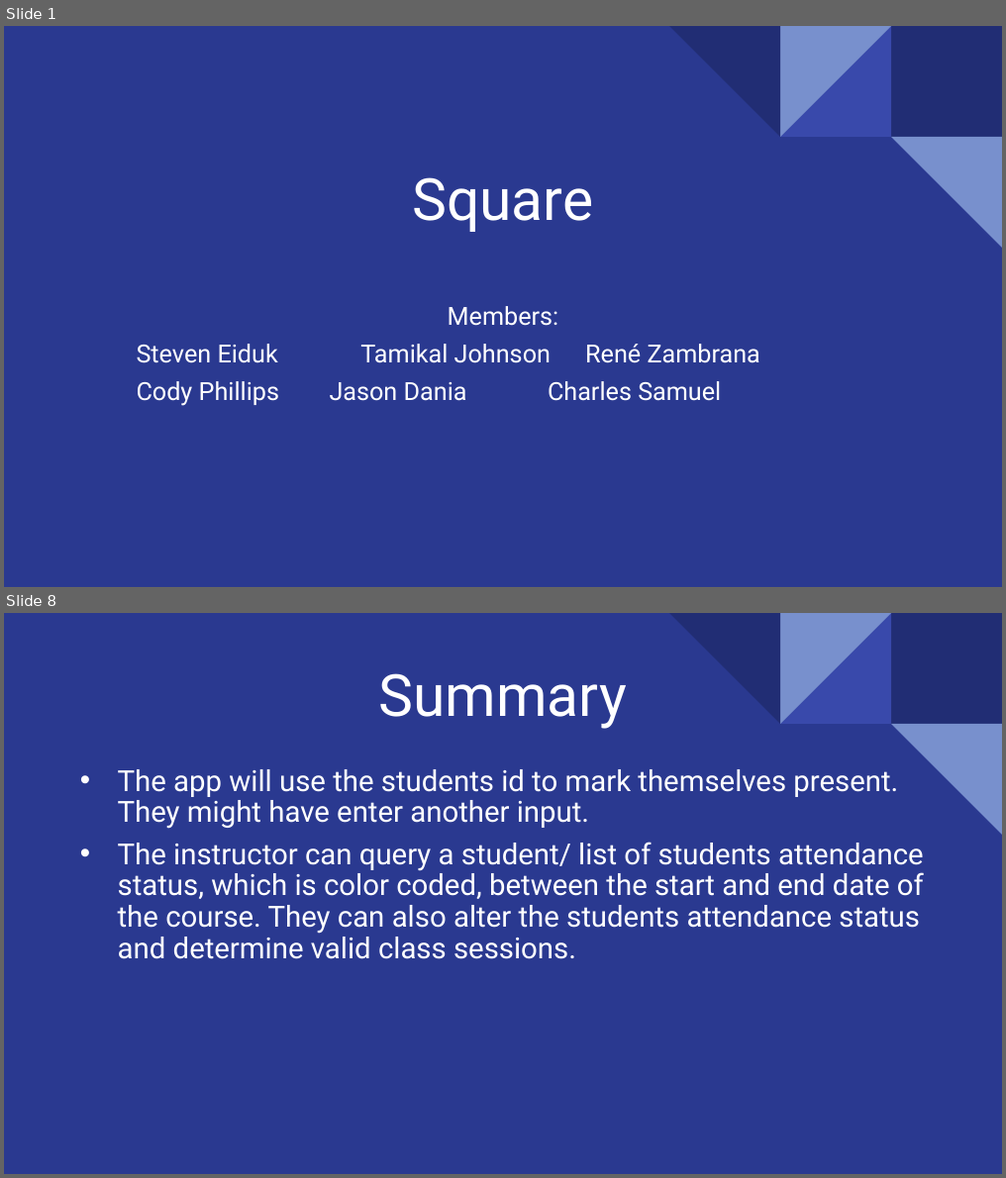
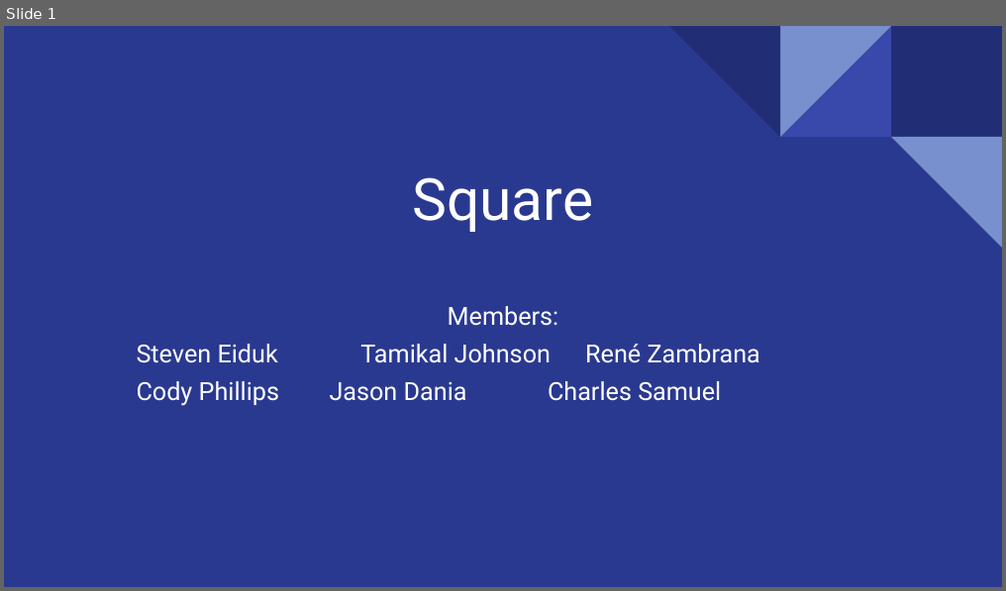
Before and after one commit to Square-CS2020/AttendApp, a slide deck: Presentation_1.pptm.pptx. Shown one above the other, each under a label of ours: slides 1 and 8 before the commit, slide 1 after it; the slides between them are not shown. The pictures are 1006x1178 and 1006x591 pixels, drawn with LibreOffice and Linux fonts; fonts in the diff are those of the drawing. Boxes give left, top, right and bottom in pixels: in the first picture for what was removed or moved away, otherwise in the second. Text is boxed around its words. In the diff, an @@ line names an element or a change of style, - is before the commit and + after.

```diff
--- a/Presentation_1.pptm.pptx
+++ b/Presentation_1.pptm.pptx
@@ slide 8 removed at (4,613,1002,1174), background #2A3990; not listed: 5 template elements that a slide beside it also shows @@
@@ title removed at (379,673,628,729) @@
-Summary
@@ subtitle removed at (118,769,924,959) @@
-• The app will use the students id to mark themselves present. They might have enter another input.
-• The instructor can query a student/ list of students attendance status, which is color coded, between the start and end date of the course. They can also alter the students attendance status and determine valid class sessions.
```
Also in this commit, not shown: 4 slides changed, 2 other slides removed.
